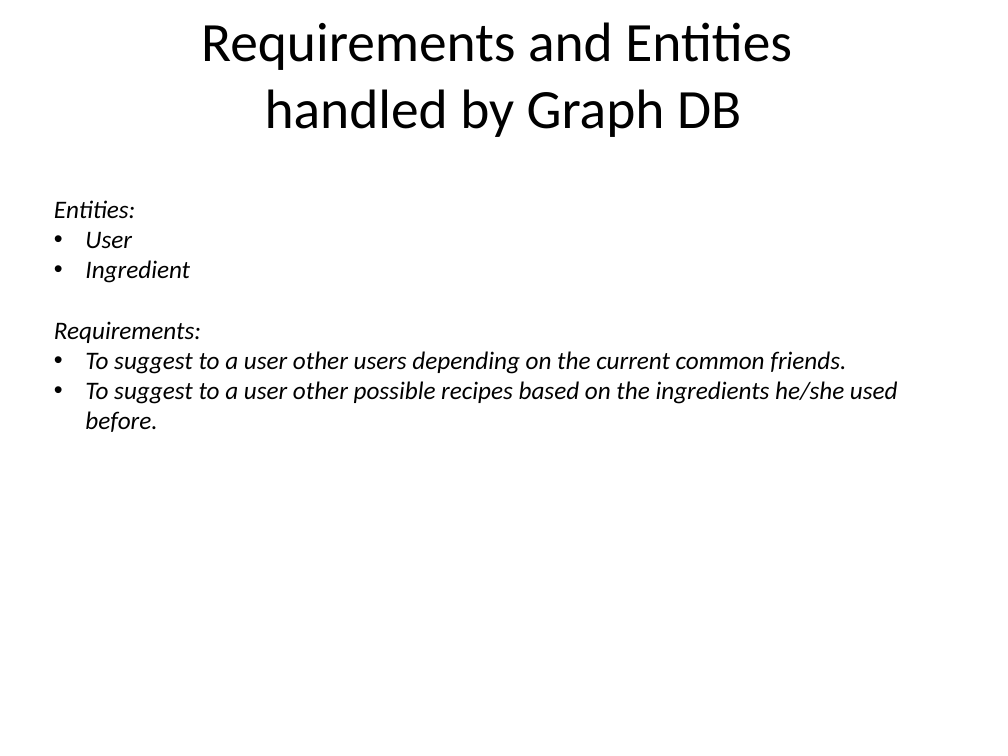
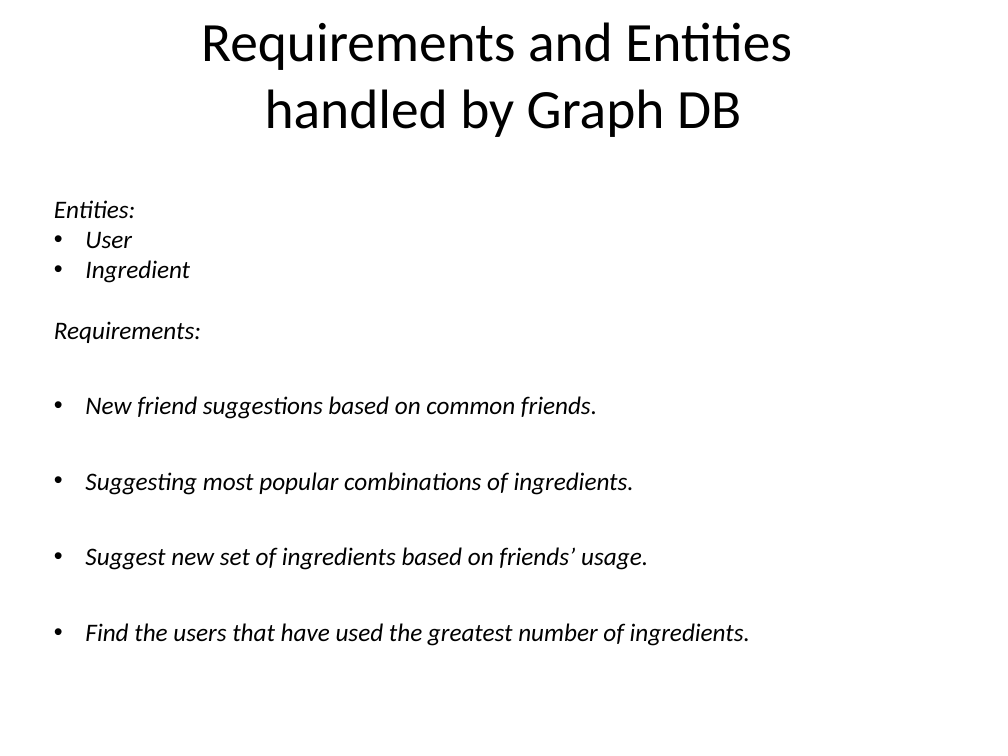
Before and after one commit to GiuseppeSoriano/WeFood, a slide deck: slide 8 of Idea/PowerPoint/WeFood - Idea.pptx. Drawn at 1008x756 pixels with LibreOffice and Linux fonts; fonts in the diff are those of the drawing; background and template pictures are left out. Boxes give left, top, right and bottom in pixels: in the first picture for what was removed or moved away, otherwise in the second. Text is boxed around its words. In the diff, an @@ line names an element or a change of style, - is before the commit and + after.

```diff
--- a/Idea/PowerPoint/WeFood - Idea.pptx
+++ b/Idea/PowerPoint/WeFood - Idea.pptx
@@ text at [85,396,750,646]: text changed @@
-• To suggest to a user other users depending on the current common friends.
-• To suggest to a user other possible recipes based on the ingredients he/she used before.
+• New friend suggestions based on common friends.
+• Suggesting most popular combinations of ingredients.
+• Suggest new set of ingredients based on friends’ usage.
+• Find the users that have used the greatest number of ingredients.
```
Also in this commit, not shown: 2 other slides changed.
